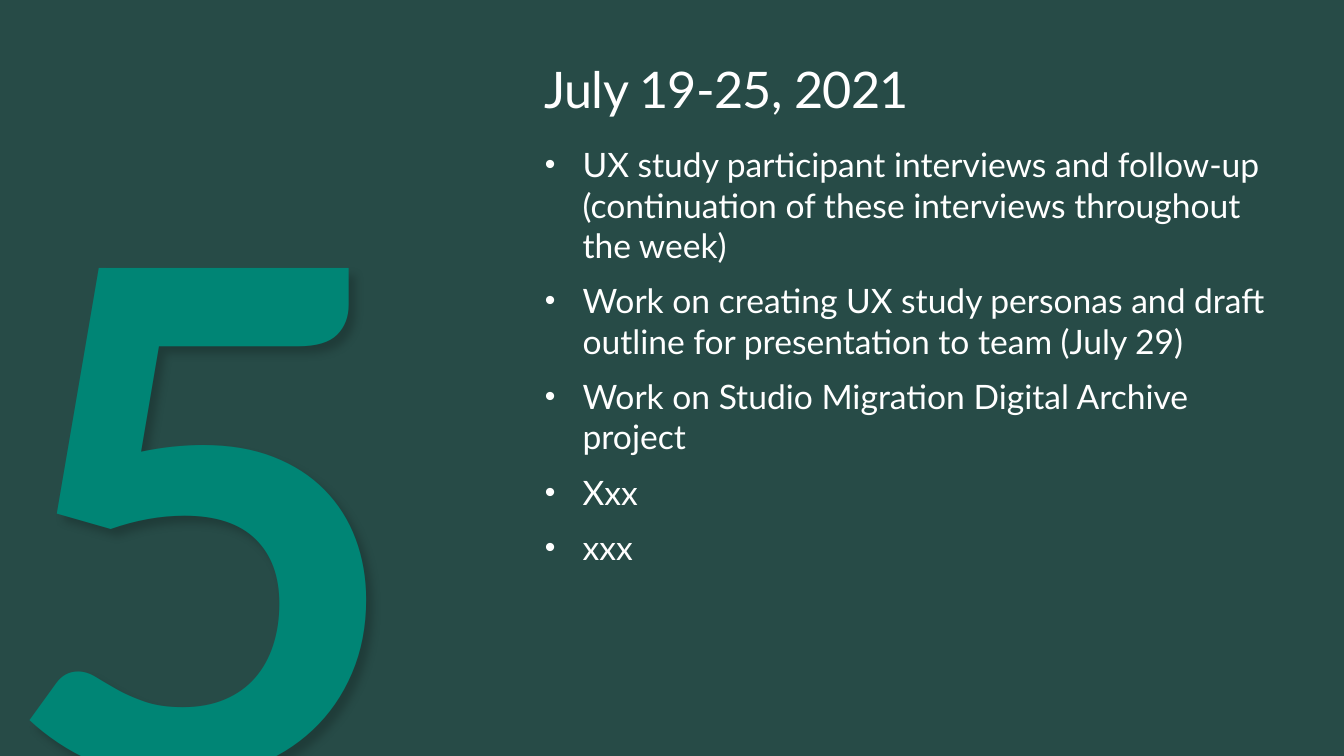
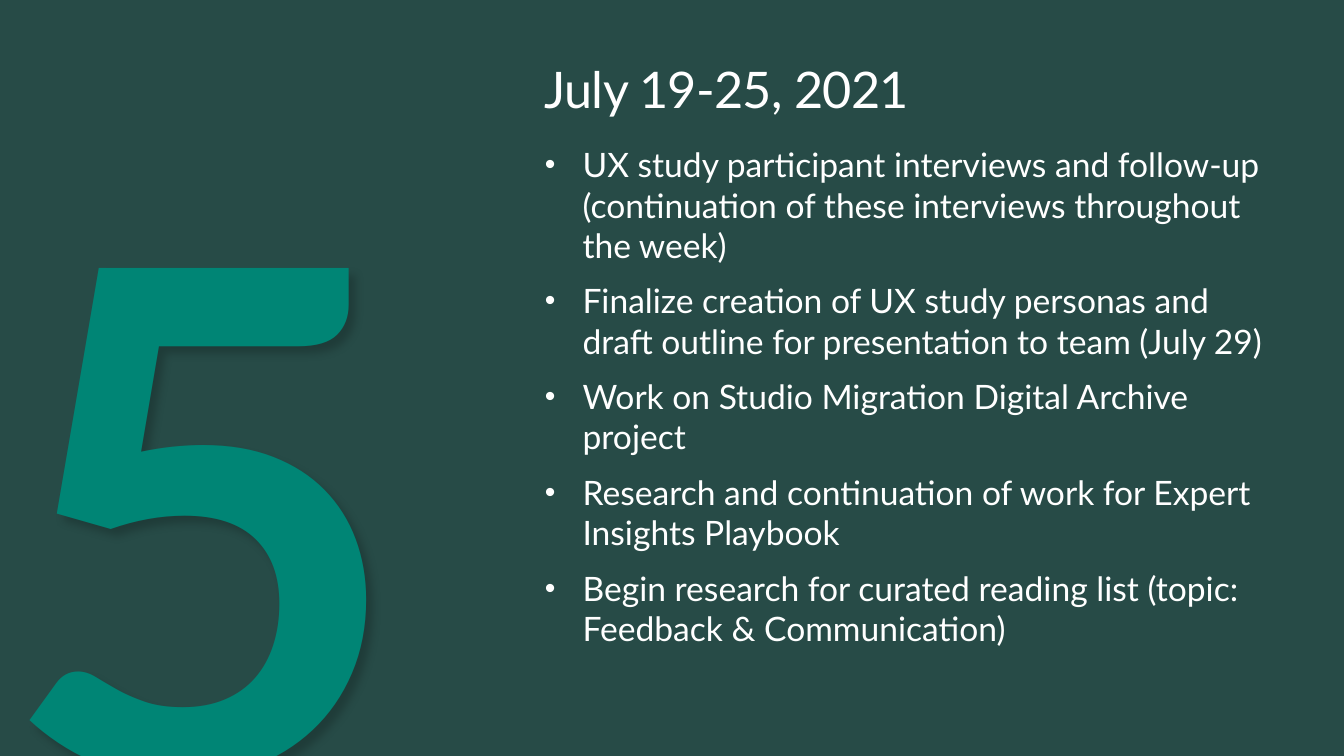
Before and after one commit to ewhinihan/dfw_mslibrary, a slide deck: slide 12 of DFW_MSLibraryArchives_WeeklyLearnings.pptx. Drawn at 1344x756 pixels with LibreOffice and Linux fonts; fonts in the diff are those of the drawing; background and template pictures are left out. Boxes give left, top, right and bottom in pixels: in the first picture for what was removed or moved away, otherwise in the second. Text is boxed around its words. In the diff, an @@ line names an element or a change of style, - is before the commit and + after.

```diff
--- a/DFW_MSLibraryArchives_WeeklyLearnings.pptx
+++ b/DFW_MSLibraryArchives_WeeklyLearnings.pptx
@@ text at (583, 288, 1262, 360): text changed @@
-• Work on creating UX study personas and draft outline for presentation to team (July 29)
+• Finalize creation of UX study personas and draft outline for presentation to team (July 29)
@@ text at (583, 480, 1250, 646): text changed @@
-• Xxx
-• xxx
+• Research and continuation of work for Expert Insights Playbook
+• Begin research for curated reading list (topic: Feedback & Communication)
```
Also in this commit, not shown: 2 other slides changed, 2 slides added.
